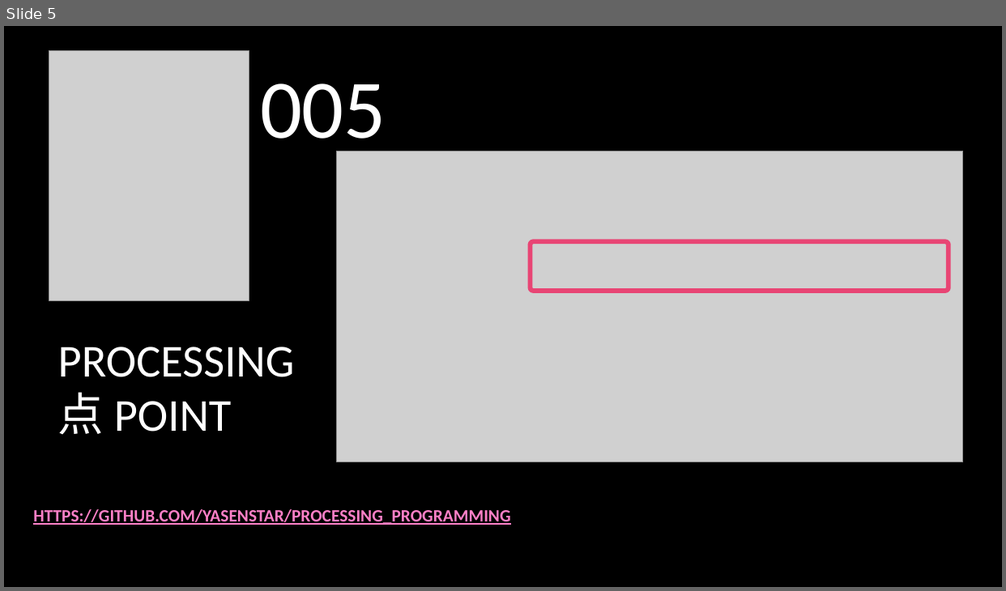
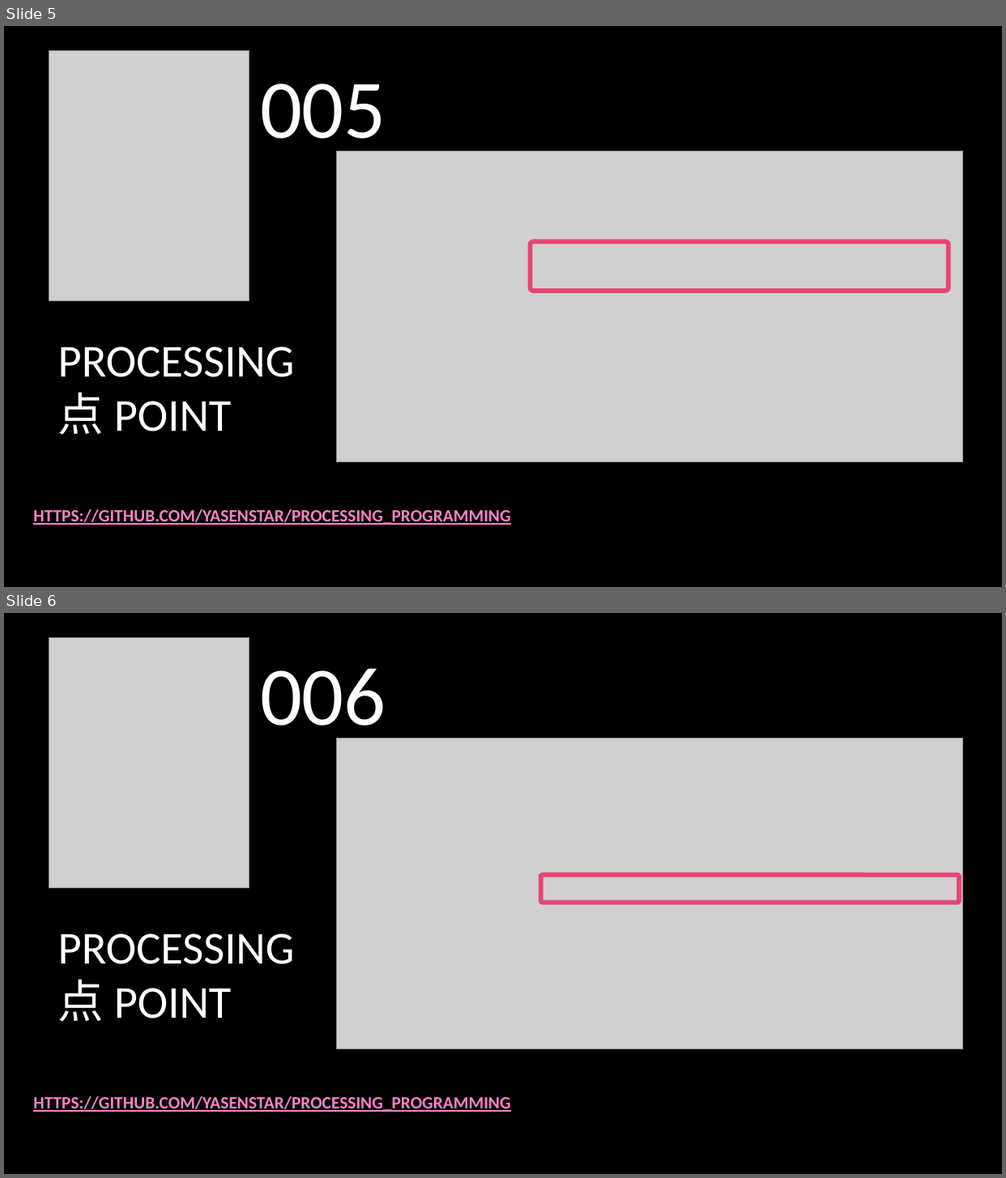
Before and after one commit to yasenstar/Processing_Programming, a slide deck: Processing_创意编程.pptx. Shown one above the other, each under a label of ours: slide 5 before the commit, slides 5 and 6 after it. The pictures are 1006x591 and 1006x1178 pixels, drawn with LibreOffice and Linux fonts; fonts in the diff are those of the drawing; grey boxes stand for pictures; background and template pictures are left out. Boxes give left, top, right and bottom in pixels: in the first picture for what was removed or moved away, otherwise in the second. Text is boxed around its words. In the diff, an @@ line names an element or a change of style, - is before the commit and + after.

```diff
--- a/Processing_创意编程.pptx
+++ b/Processing_创意编程.pptx
@@ slide 6 added at [4, 613, 1002, 1174], background picture (left out) @@
@@ picture added at [49, 637, 249, 888] @@
@@ text added at [260, 668, 386, 743], 80 pt, text #FFFFFF @@
+006
@@ picture added at [336, 738, 963, 1050] @@
@@ rounded rectangle added at [541, 875, 959, 903], outline #E84574 4.5 pt @@
@@ title added at [58, 934, 295, 1022], 44 pt, text #FFFFFF @@
+PROCESSING
+点 POINT
@@ text added at [33, 1097, 510, 1112], 16.6 pt, text #FE80C7, bold, underline @@
+HTTPS://GITHUB.COM/YASENSTAR/PROCESSING_PROGRAMMING
```
Also in this commit, not shown: 1 other slide added, 11 other files.
